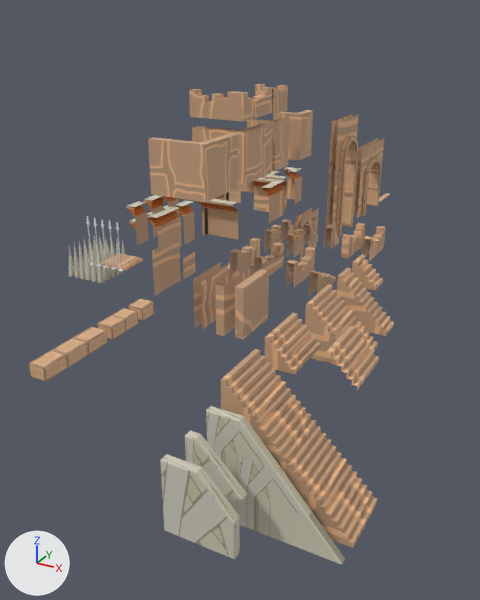
Renders of the FBX model Assets/Art/Environment/Modules/Models/ModularPacks/Walls.fbx from each side of a commit.
Both versions are drawn from a 50 mm lens placed at (13.3, -7.8, 11.3), pointed at (-0.4, 17.2, -1.2). The lights are fixed; the arrows at lower left show +X, +Y and +Z. The picture after the commit comes second.

The scene before the commit, as lines of its bpy script (objects in view):
```python
ob_cube_012 = bpy.data.objects.new('Cube.012', me_mesh_064)
ob_cube_012.location = (7.45, 2.94, -0.64)
ob_cube_013 = bpy.data.objects.new('Cube.013', me_mesh_065)
ob_cube_013.location = (6.11, 3.85, 0.8)
ob_cube_014 = bpy.data.objects.new('Cube.014', me_mesh_016)
ob_cube_014.location = (7.45, 4.74, 0.57)
ob_cylinder_002 = bpy.data.objects.new('Cylinder.002', me_mesh_066)
ob_cylinder_002.location = (-5.1, 14.76, 0.28)
ob_door = bpy.data.objects.new('Door', me_mesh_018)
ob_door.location = (1.16, 21.14, 1.4)
ob_door_001 = bpy.data.objects.new('Door.001', me_mesh_019)
ob_door_001.location = (0.99, 27.15, 0.12)
# also in view: 'OpenWall2x2.002' at (2.9, 12.1, 1.3); 'BrokenPart_Big_Closed_Horizontal.002' at (3.6, 14.9, 2.0); 'StairsBig.001' at (6.5, 6.5, 1.2); 'OpenWall2x2.003' at (0.2, 15.6, 6.1); 'OpenWall2x2.006' at (0.7, 20.3, 6.1)
```
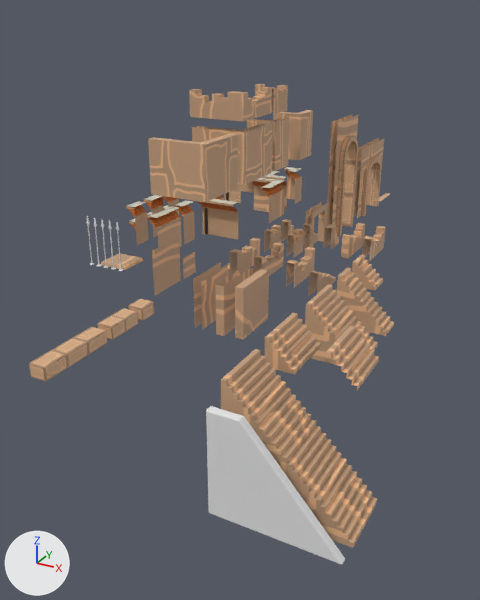
What the commit changed:
me_mesh_016 has 38 vertices, 30 faces and spans x -1.99..1.99, y 0.0..0.26, z -2.26..1.13.
me_mesh_016 no longer uses material mat_floor1 (picture img_bandages_basecolor_png).
Object 'Door' (ob_door) moves from (1.16, 21.14, 1.4) to (1.16, 22.36, 1.4).
Object 'Cube.012' (ob_cube_012) is deleted.
Object 'Cylinder.002' (ob_cylinder_002) is deleted.
Object 'Cube.013' (ob_cube_013) is deleted.

Changed parts and their boxes [x1, y1, x2, y2] in the pictures (480 x 600 px):
'Cube.014', recoloured (grey to white)
    both: [206, 406, 345, 564]
'Cube.012', deleted
    before: [160, 454, 240, 559]
'Cube.013', deleted
    before: [185, 430, 247, 501]
'Cylinder.002', deleted
    before: [69, 236, 128, 283]
'Door', moved
    before: [295, 208, 319, 258]
    after: [304, 202, 328, 250]
